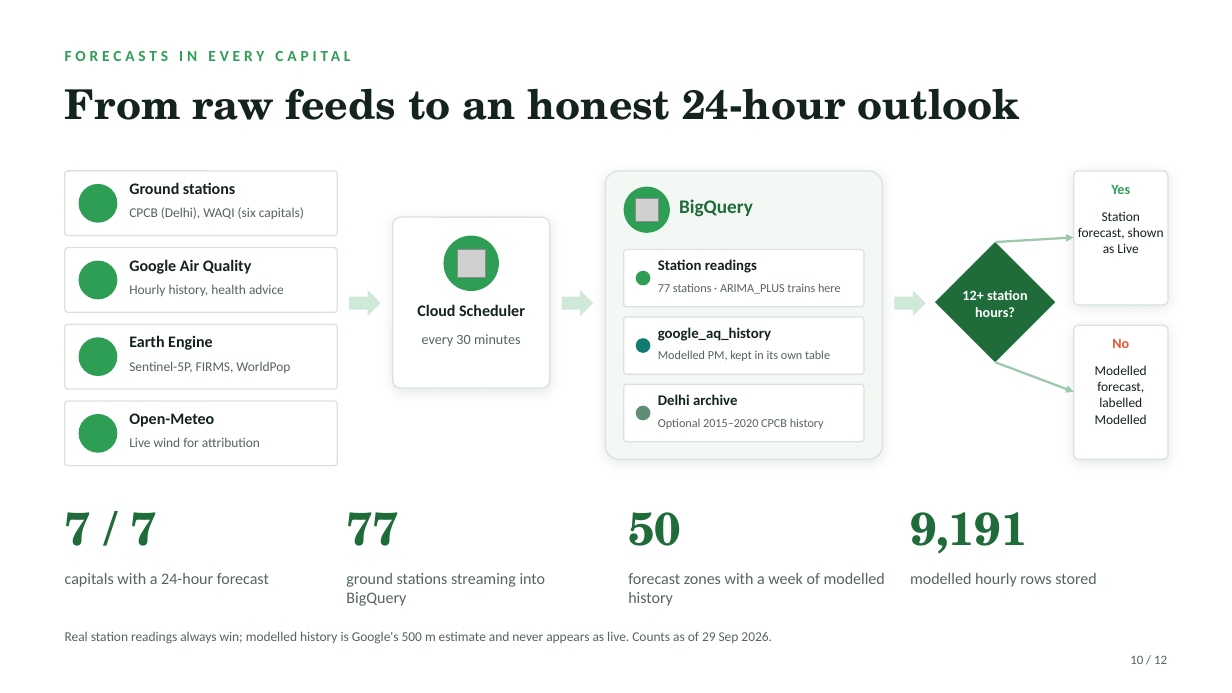
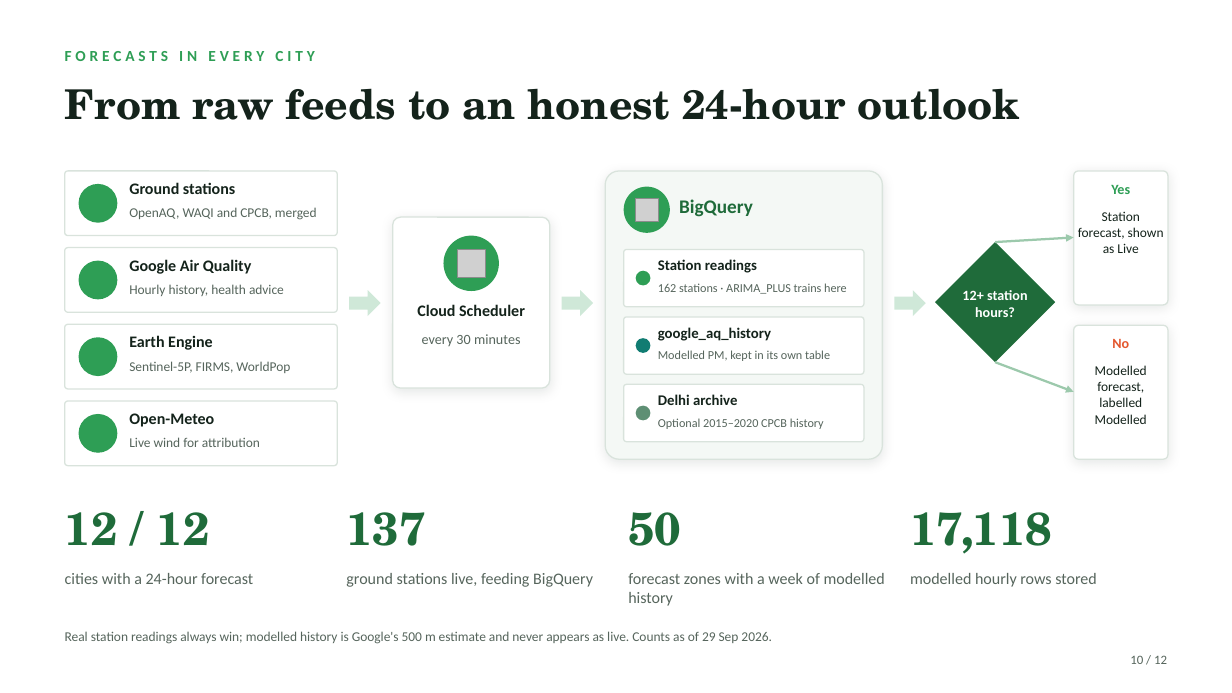
Before and after one commit to PROSTLE/CleanAir, a slide deck: slide 10 of presentation/VayuSetu-BRICS.pptx. Drawn at 1232x693 pixels with LibreOffice and Linux fonts; fonts in the diff are those of the drawing; grey boxes stand for pictures; background and template pictures are left out. Boxes give left, top, right and bottom in pixels: in the first picture for what was removed or moved away, otherwise in the second. Text is boxed around its words. In the diff, an @@ line names an element or a change of style, - is before the commit and + after.

```diff
--- a/presentation/VayuSetu-BRICS.pptx
+++ b/presentation/VayuSetu-BRICS.pptx
@@ text at <box>65,51,314,61</box>: text changed @@
-FORECASTS IN EVERY CAPITAL
+FORECASTS IN EVERY CITY
@@ text at <box>129,207,317,220</box>: text changed @@
-CPCB (Delhi), WAQI (six capitals)
+OpenAQ, WAQI and CPCB, merged
@@ text at <box>658,283,847,294</box>: text changed @@
-77 stations · ARIMA_PLUS trains here
+162 stations · ARIMA_PLUS trains here
@@ text at <box>65,512,210,545</box>: text changed @@
-7 / 7
+12 / 12
@@ text at <box>346,512,426,546</box>: text changed @@
-77
+137
@@ text at <box>910,512,1052,554</box>: text changed @@
-9,191
+17,118
@@ text at <box>65,573,253,584</box>: text changed @@
-capitals with a 24-hour forecast
+cities with a 24-hour forecast
@@ text at <box>346,573,593,587</box>: text changed @@
-ground stations streaming into BigQuery
+ground stations live, feeding BigQuery
```
Also in this commit, not shown: 6 other slides changed, 3 other files.
